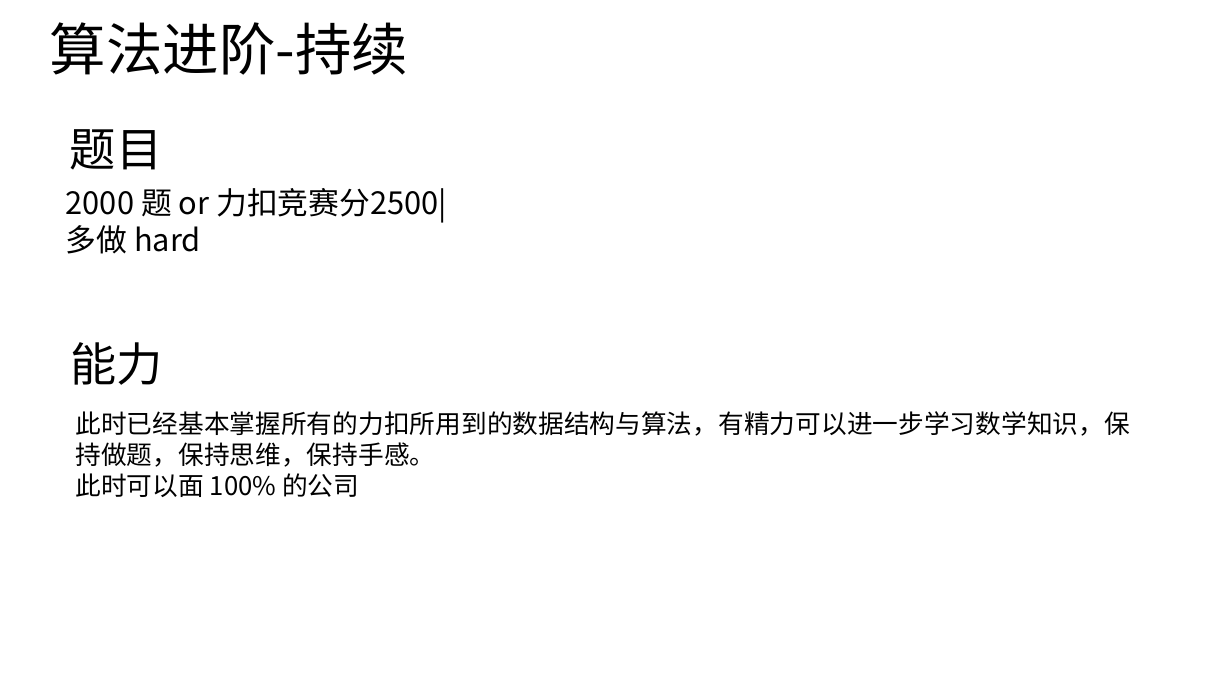
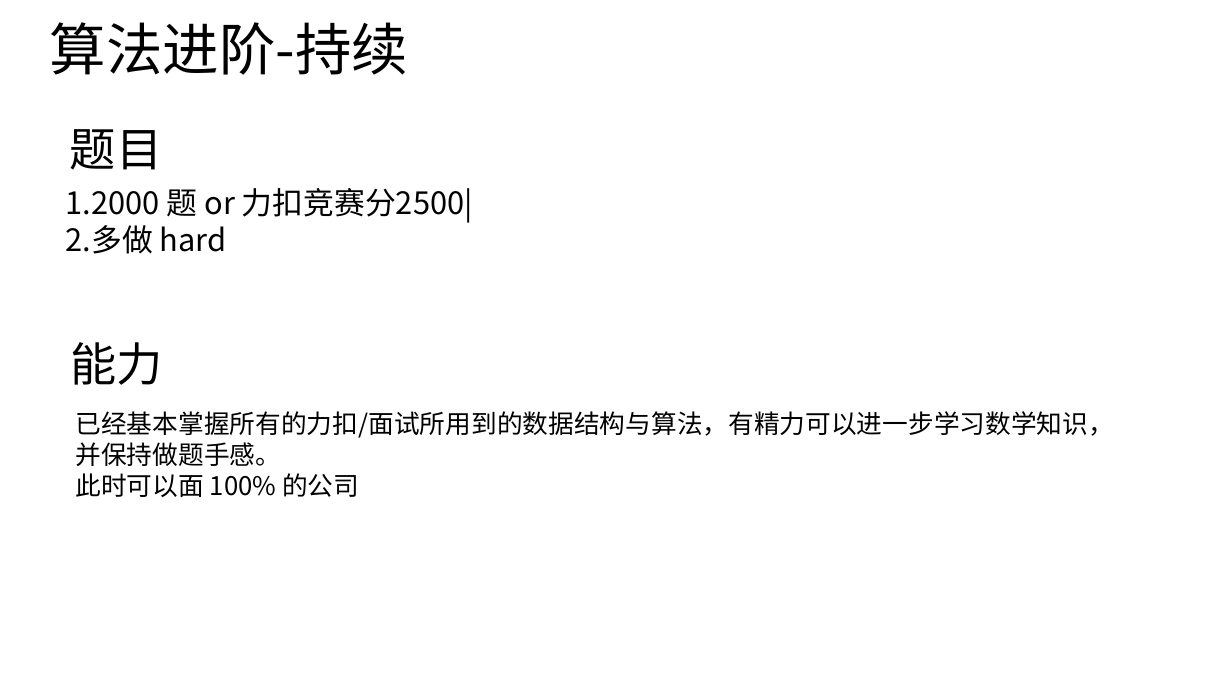
Before and after one commit to aiwujingxin/Algorithms, a slide deck: slide 3 of xmind/刷题指南.pptx. Drawn at 1232x693 pixels with LibreOffice and Linux fonts; fonts in the diff are those of the drawing. Boxes give left, top, right and bottom in pixels: in the first picture for what was removed or moved away, otherwise in the second. Text is boxed around its words. In the diff, an @@ line names an element or a change of style, - is before the commit and + after.

```diff
--- a/xmind/刷题指南.pptx
+++ b/xmind/刷题指南.pptx
@@ text at <box>66,188,473,254</box>: text changed @@
-2000 题 or 力扣竞赛分2500|
-多做 hard
+1.2000 题 or 力扣竞赛分2500|
+2.多做 hard
@@ text at <box>76,411,1114,497</box>: text changed @@
-此时已经基本掌握所有的力扣所用到的数据结构与算法，有精力可以进一步学习数学知识，保持做题，保持思维，保持手感。
-此时可以面 100% 的公司
+已经基本掌握所有的力扣/面试所用到的数据结构与算法，有精力可以进一步学习数学知识，并保持做题手感。
+此时可以面 100% 的公司
```
Also in this commit, not shown: 2 other slides changed, 1 slide added, 13 other files.
